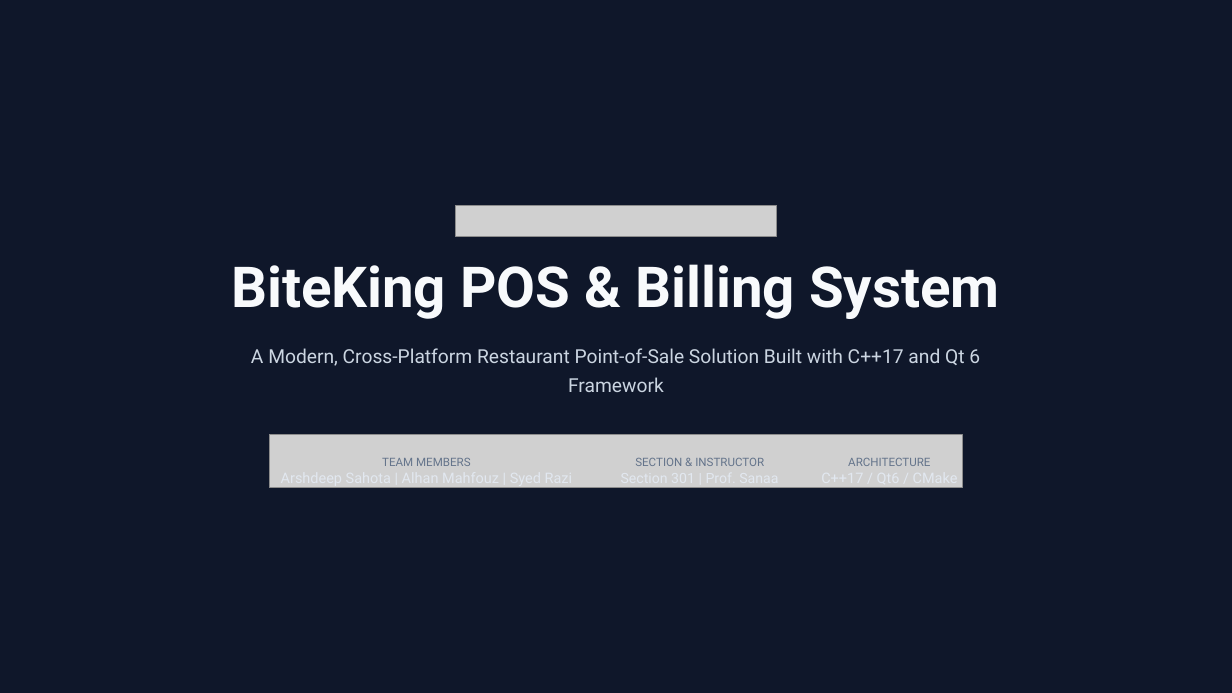
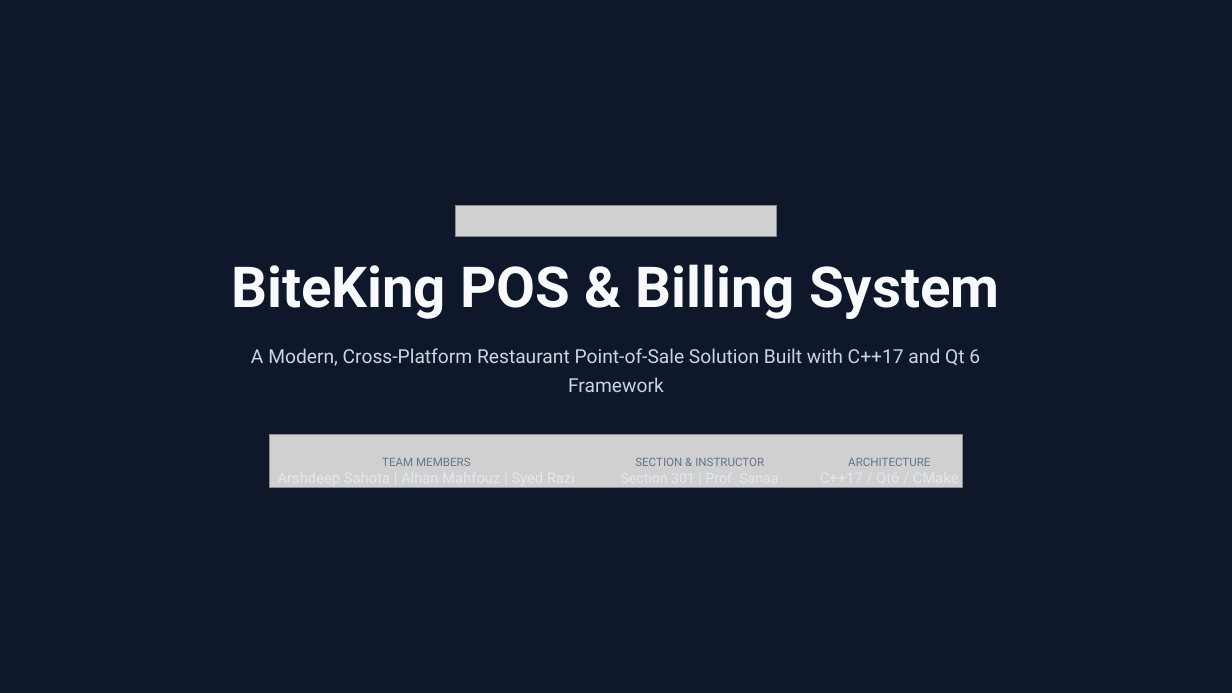
Before and after one commit to Alhan007bts/Restaurant-Billing-Project, a slide deck: slide 1 of docs/BiteKing POS Presentation.pptx. Drawn at 1232x693 pixels with LibreOffice and Linux fonts; fonts in the diff are those of the drawing; grey boxes stand for pictures; background and template pictures are left out. Boxes give left, top, right and bottom in pixels: in the first picture for what was removed or moved away, otherwise in the second. Text is boxed around its words. In the diff, an @@ line names an element or a change of style, - is before the commit and + after.

```diff
--- a/docs/BiteKing POS Presentation.pptx
+++ b/docs/BiteKing POS Presentation.pptx
@@ text "Arshdeep Sahota | Alhan Mahfouz ..." at [278,487,575,488]: size 11.2 to 11.5 pt @@
```
Also in this commit, not shown: 10 other slides changed, 3 other files.
